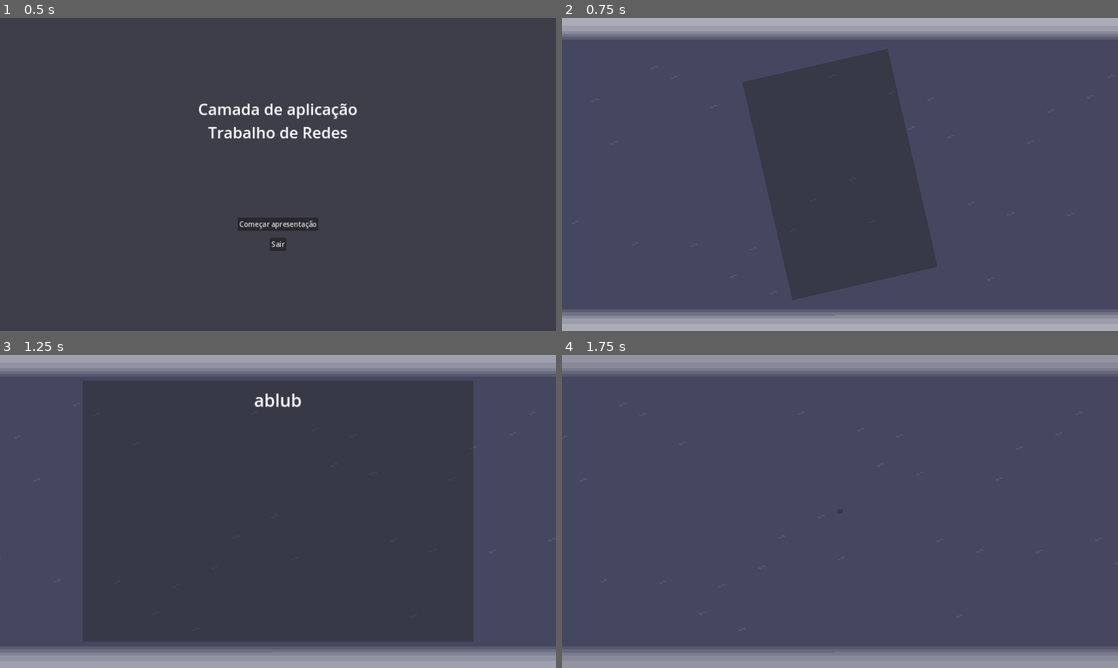
Above: before the commit, frames 1-4 (two rows, left to right).
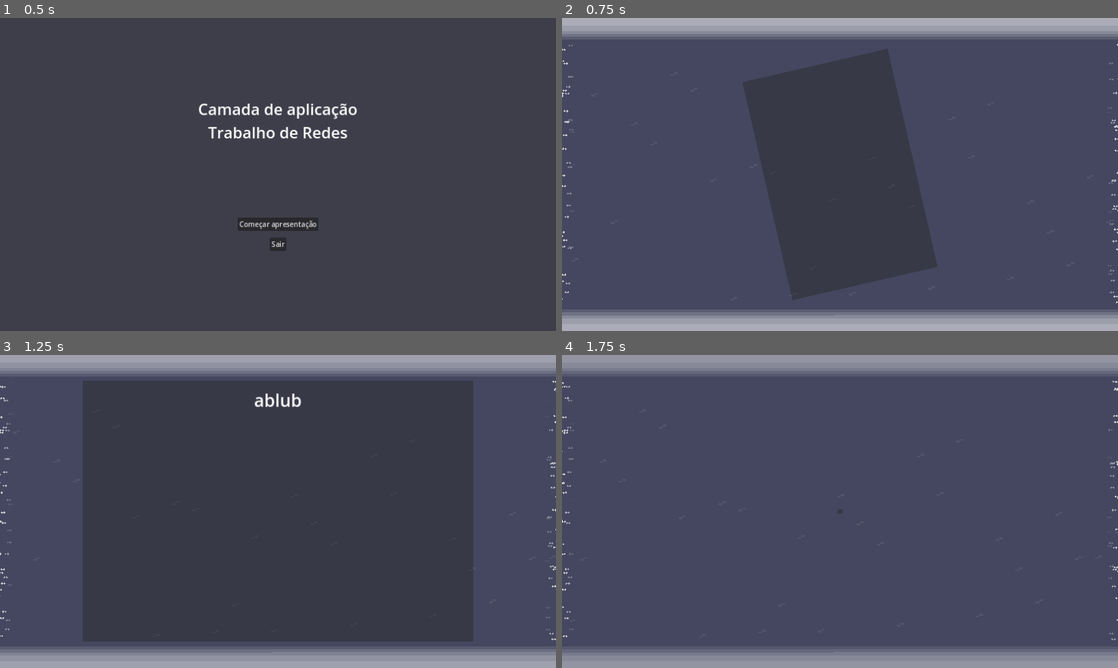
Above: after the commit, the same moments.

Repository: NomikuH8/godot-presentations
Game: Godot game, scene res://scenes/menu.tscn
Same seed, same stepped clock (60 frames per second), same inputs: the game is played once before the commit and once after it. The project has no main scene, so this scene is started directly.
Inputs (mouse positions are in pixels of both pictures, inside the frame that each line leads up to):
- Up to frame 1 (0.5 s): no input
- Up to frame 2 (0.75 s): click "Começar apresentação" at 0.5 s
- Up to frame 3 (1.25 s): no input
- Up to frame 4 (1.75 s): move the mouse to (962, 495) at 1.27 s; hold Right (ui_right) from 1.28 s (still down)

Frame 1 is identical in both runs. In frame 2, 0.2% of the frame differs, in the area x 0-100%, y 8-92%; in frame 3, 0.2%; in frame 4, 0.2%.

Commit message:
feito particulas de lado no fundo

Diff:
--- /dev/null
+++ b/prefabs/slideshow/SlideshowSideParticles.tscn
@@ -0,0 +1,39 @@
+[gd_scene load_steps=5 format=3 uid="uid://bd7cfcaq6e1ru"]
+
+[ext_resource type="Texture2D" uid="uid://b0v1q33nrr6do" path="res://images/particles/particle.png" id="1_p4t5o"]
+
+[sub_resource type="Gradient" id="Gradient_mk2wq"]
+offsets = PackedFloat32Array(0.511111, 1)
+colors = PackedColorArray(1, 1, 1, 0.686275, 1, 1, 1, 0)
+
+[sub_resource type="GradientTexture1D" id="GradientTexture1D_sejlm"]
+gradient = SubResource("Gradient_mk2wq")
+
+[sub_resource type="ParticleProcessMaterial" id="ParticleProcessMaterial_1atgw"]
+emission_shape = 3
+emission_box_extents = Vector3(0.06, 300, 1)
+particle_flag_disable_z = true
+spread = 0.0
+gravity = Vector3(0, 0, 0)
+initial_velocity_min = 10.53
+initial_velocity_max = 10.53
+orbit_velocity_min = 0.0
+orbit_velocity_max = 0.0
+angle_min = 45.5
+angle_max = 45.5
+scale_min = 4.0
+scale_max = 4.0
+color_ramp = SubResource("GradientTexture1D_sejlm")
+attractor_interaction_enabled = false
+
+[node name="SlideshowSideParticles" type="Node2D"]
+
+[node name="GPUParticles2D" type="GPUParticles2D" parent="."]
+texture_filter = 1
+amount = 50
+process_material = SubResource("ParticleProcessMaterial_1atgw")
+texture = ExtResource("1_p4t5o")
+lifetime = 3.5
+preprocess = 6.06
+collision_base_size = 61.77
+visibility_rect = Rect2(0, -300, 50, 600)
--- a/prefabs/slideshow/slide.tscn
+++ b/prefabs/slideshow/slide.tscn
@@ -33,90 +33,47 @@
 "values": [Vector2(190, 60)]
 }
 
-[sub_resource type="Animation" id="Animation_tjmmn"]
-resource_name = "exit_shrink"
-length = 0.5
-tracks/0/type = "value"
-tracks/0/imported = false
-tracks/0/enabled = true
-tracks/0/path = NodePath(".:scale")
-tracks/0/interp = 2
-tracks/0/loop_wrap = true
-tracks/0/keys = {
-"times": PackedFloat32Array(0, 0.5),
-"transitions": PackedFloat32Array(0.153893, 3.605),
-"update": 0,
-"values": [Vector2(1, 1), Vector2(1, 0)]
-}
-tracks/1/type = "value"
-tracks/1/imported = false
-tracks/1/enabled = true
-tracks/1/path = NodePath(".:position")
-tracks/1/interp = 1
-tracks/1/loop_wrap = true
-tracks/1/keys = {
-"times": PackedFloat32Array(0),
-"transitions": PackedFloat32Array(1),
-"update": 0,
-"values": [Vector2(190, 60)]
-}
-
-[sub_resource type="Animation" id="Animation_oqrxl"]
-resource_name = "idle"
-tracks/0/type = "value"
-tracks/0/imported = false
-tracks/0/enabled = true
-tracks/0/path = NodePath(".:scale")
-tracks/0/interp = 1
-tracks/0/loop_wrap = true
-tracks/0/keys = {
+[sub_resource type="Animation" id="Animation_hypkk"]
+length = 0.5
+tracks/0/type = "value"
+tracks/0/imported = false
+tracks/0/enabled = true
+tracks/0/path = NodePath(".:position")
+tracks/0/interp = 1
+tracks/0/loop_wrap = true
+tracks/0/keys = {
+"times": PackedFloat32Array(0, 0.5),
+"transitions": PackedFloat32Array(0.420448, 1),
+"update": 0,
+"values": [Vector2(1450, 60), Vector2(190, 60)]
+}
+tracks/1/type = "value"
+tracks/1/imported = false
+tracks/1/enabled = true
+tracks/1/path = NodePath(".:scale")
+tracks/1/interp = 1
+tracks/1/loop_wrap = true
+tracks/1/keys = {
 "times": PackedFloat32Array(0),
 "transitions": PackedFloat32Array(1),
 "update": 0,
 "values": [Vector2(1, 1)]
 }
-tracks/1/type = "value"
-tracks/1/imported = false
-tracks/1/enabled = true
-tracks/1/path = NodePath(".:position")
-tracks/1/interp = 1
-tracks/1/loop_wrap = true
-tracks/1/keys = {
-"times": PackedFloat32Array(0),
-"transitions": PackedFloat32Array(1),
-"update": 0,
-"values": [Vector2(190, 60)]
-}
-
-[sub_resource type="Animation" id="Animation_1o56s"]
-resource_name = "idle_out"
-tracks/0/type = "value"
-tracks/0/imported = false
-tracks/0/enabled = true
-tracks/0/path = NodePath(".:scale")
-tracks/0/interp = 1
-tracks/0/loop_wrap = true
-tracks/0/keys = {
-"times": PackedFloat32Array(0),
-"transitions": PackedFloat32Array(1),
-"update": 0,
-"values": [Vector2(1, 1e-05)]
-}
-
-[sub_resource type="Animation" id="Animation_vkvnw"]
-resource_name = "enter_pass_left"
-length = 0.5
-tracks/0/type = "value"
-tracks/0/imported = false
-tracks/0/enabled = true
-tracks/0/path = NodePath(".:position")
-tracks/0/interp = 1
-tracks/0/loop_wrap = true
-tracks/0/keys = {
-"times": PackedFloat32Array(0, 0.5),
-"transitions": PackedFloat32Array(0.420448, 2),
-"update": 0,
-"values": [Vector2(190, 60), Vector2(-1110, 60)]
+
+[sub_resource type="Animation" id="Animation_8vsbb"]
+resource_name = "enter_rotate_left"
+length = 0.5
+tracks/0/type = "value"
+tracks/0/imported = false
+tracks/0/enabled = true
+tracks/0/path = NodePath(".:rotation")
+tracks/0/interp = 1
+tracks/0/loop_wrap = true
+tracks/0/keys = {
+"times": PackedFloat32Array(0, 0.5),
+"transitions": PackedFloat32Array(0.420448, 1),
+"update": 0,
+"values": [3.14159, 0.0]
 }
 tracks/1/type = "value"
 tracks/1/imported = false
@@ -125,65 +82,10 @@
 tracks/1/interp = 1
 tracks/1/loop_wrap = true
 tracks/1/keys = {
-"times": PackedFloat32Array(0),
-"transitions": PackedFloat32Array(1),
-"update": 0,
-"values": [Vector2(1, 1)]
-}
-
-[sub_resource type="Animation" id="Animation_hypkk"]
-length = 0.5
-tracks/0/type = "value"
-tracks/0/imported = false
-tracks/0/enabled = true
-tracks/0/path = NodePath(".:position")
-tracks/0/interp = 1
-tracks/0/loop_wrap = true
-tracks/0/keys = {
-"times": PackedFloat32Array(0, 0.5),
-"transitions": PackedFloat32Array(0.420448, 1),
-"update": 0,
-"values": [Vector2(1450, 60), Vector2(190, 60)]
-}
-tracks/1/type = "value"
-tracks/1/imported = false
-tracks/1/enabled = true
-tracks/1/path = NodePath(".:scale")
-tracks/1/interp = 1
-tracks/1/loop_wrap = true
-tracks/1/keys = {
-"times": PackedFloat32Array(0),
-"transitions": PackedFloat32Array(1),
-"update": 0,
-"values": [Vector2(1, 1)]
-}
-
-[sub_resource type="Animation" id="Animation_msbgt"]
-resource_name = "enter_rotate_left"
-length = 0.5
-tracks/0/type = "value"
-tracks/0/imported = false
-tracks/0/enabled = true
-tracks/0/path = NodePath(".:rotation")
-tracks/0/interp = 1
-tracks/0/loop_wrap = true
-tracks/0/keys = {
-"times": PackedFloat32Array(0, 0.5),
-"transitions": PackedFloat32Array(0.420448, 1),
-"update": 0,
-"values": [0.0, -3.14159]
-}
-tracks/1/type = "value"
-tracks/1/imported = false
-tracks/1/enabled = true
-tracks/1/path = NodePath(".:scale")
-tracks/1/interp = 1
-tracks/1/loop_wrap = true
-tracks/1/keys = {
-"times": PackedFloat32Array(0, 0.5),
-"transitions": PackedFloat32Array(0.420448, 1),
-"update": 0,
-"values": [Vector2(1, 1), Vector2(0, 0)]
+"times": PackedFloat32Array(0, 0.5),
+"transitions": PackedFloat32Array(0.420448, 1),
+"update": 0,
+"values": [Vector2(0, 0), Vector2(1, 1)]
 }
 tracks/2/type = "value"
 tracks/2/imported = false
@@ -198,8 +100,8 @@
 "values": [Vector2(190, 60)]
 }
 
-[sub_resource type="Animation" id="Animation_8vsbb"]
-resource_name = "enter_rotate_left"
+[sub_resource type="Animation" id="Animation_yx05n"]
+resource_name = "enter_rotate_right"
 length = 0.5
 tracks/0/type = "value"
 tracks/0/imported = false
@@ -211,7 +113,7 @@
 "times": PackedFloat32Array(0, 0.5),
 "transitions": PackedFloat32Array(0.420448, 1),
 "update": 0,
-"values": [3.14159, 0.0]
+"values": [-3.14159, 0.0]
 }
 tracks/1/type = "value"
 tracks/1/imported = false
@@ -238,8 +140,36 @@
 "values": [Vector2(190, 60)]
 }
 
-[sub_resource type="Animation" id="Animation_yx05n"]
-resource_name = "enter_rotate_right"
+[sub_resource type="Animation" id="Animation_vkvnw"]
+resource_name = "enter_pass_left"
+length = 0.5
+tracks/0/type = "value"
+tracks/0/imported = false
+tracks/0/enabled = true
+tracks/0/path = NodePath(".:position")
+tracks/0/interp = 1
+tracks/0/loop_wrap = true
+tracks/0/keys = {
+"times": PackedFloat32Array(0, 0.5),
+"transitions": PackedFloat32Array(0.420448, 2),
+"update": 0,
+"values": [Vector2(190, 60), Vector2(-1110, 60)]
+}
+tracks/1/type = "value"
+tracks/1/imported = false
+tracks/1/enabled = true
+tracks/1/path = NodePath(".:scale")
+tracks/1/interp = 1
+tracks/1/loop_wrap = true
+tracks/1/keys = {
+"times": PackedFloat32Array(0),
+"transitions": PackedFloat32Array(1),
+"update": 0,
+"values": [Vector2(1, 1)]
+}
+
+[sub_resource type="Animation" id="Animation_msbgt"]
+resource_name = "enter_rotate_left"
 length = 0.5
 tracks/0/type = "value"
 tracks/0/imported = false
@@ -251,7 +181,7 @@
 "times": PackedFloat32Array(0, 0.5),
 "transitions": PackedFloat32Array(0.420448, 1),
 "update": 0,
-"values": [-3.14159, 0.0]
+"values": [0.0, -3.14159]
 }
 tracks/1/type = "value"
 tracks/1/imported = false
@@ -263,7 +193,7 @@
 "times": PackedFloat32Array(0, 0.5),
 "transitions": PackedFloat32Array(0.420448, 1),
 "update": 0,
-"values": [Vector2(0, 0), Vector2(1, 1)]
+"values": [Vector2(1, 1), Vector2(0, 0)]
 }
 tracks/2/type = "value"
 tracks/2/imported = false
@@ -316,6 +246,76 @@
 "transitions": PackedFloat32Array(1),
 "update": 0,
 "values": [Vector2(190, 60)]
+}
+
+[sub_resource type="Animation" id="Animation_tjmmn"]
+resource_name = "exit_shrink"
+length = 0.5
+tracks/0/type = "value"
+tracks/0/imported = false
+tracks/0/enabled = true
+tracks/0/path = NodePath(".:scale")
+tracks/0/interp = 2
+tracks/0/loop_wrap = true
+tracks/0/keys = {
+"times": PackedFloat32Array(0, 0.5),
+"transitions": PackedFloat32Array(0.153893, 3.605),
+"update": 0,
+"values": [Vector2(1, 1), Vector2(1, 0)]
+}
+tracks/1/type = "value"
+tracks/1/imported = false
+tracks/1/enabled = true
+tracks/1/path = NodePath(".:position")
+tracks/1/interp = 1
+tracks/1/loop_wrap = true
+tracks/1/keys = {
+"times": PackedFloat32Array(0),
+"transitions": PackedFloat32Array(1),
+"update": 0,
+"values": [Vector2(190, 60)]
+}
+
+[sub_resource type="Animation" id="Animation_oqrxl"]
+resource_name = "idle"
+tracks/0/type = "value"
+tracks/0/imported = false
+tracks/0/enabled = true
+tracks/0/path = NodePath(".:scale")
+tracks/0/interp = 1
+tracks/0/loop_wrap = true
+tracks/0/keys = {
+"times": PackedFloat32Array(0),
+"transitions": PackedFloat32Array(1),
+"update": 0,
+"values": [Vector2(1, 1)]
+}
+tracks/1/type = "value"
+tracks/1/imported = false
+tracks/1/enabled = true
+tracks/1/path = NodePath(".:position")
+tracks/1/interp = 1
+tracks/1/loop_wrap = true
+tracks/1/keys = {
+"times": PackedFloat32Array(0),
+"transitions": PackedFloat32Array(1),
+"update": 0,
+"values": [Vector2(190, 60)]
+}
+
+[sub_resource type="Animation" id="Animation_1o56s"]
+resource_name = "idle_out"
+tracks/0/type = "value"
+tracks/0/imported = false
+tracks/0/enabled = true
+tracks/0/path = NodePath(".:scale")
+tracks/0/interp = 1
+tracks/0/loop_wrap = true
+tracks/0/keys = {
+"times": PackedFloat32Array(0),
+"transitions": PackedFloat32Array(1),
+"update": 0,
+"values": [Vector2(1, 1e-05)]
 }
 
 [sub_resource type="AnimationLibrary" id="AnimationLibrary_h0xc7"]
--- a/scenes/slideshow.tscn
+++ b/scenes/slideshow.tscn
@@ -1,8 +1,9 @@
-[gd_scene load_steps=7 format=3 uid="uid://b6cf3b6h8e6lt"]
+[gd_scene load_steps=8 format=3 uid="uid://b6cf3b6h8e6lt"]
 
 [ext_resource type="PackedScene" uid="uid://upvucuou2f1j" path="res://prefabs/slideshow/SlideshowParticles.tscn" id="1_pdjoh"]
 [ext_resource type="PackedScene" uid="uid://b4f6mv66o5eb0" path="res://prefabs/slideshow/SlideshowBlinker.tscn" id="2_n6jdq"]
 [ext_resource type="PackedScene" uid="uid://drwd1q1oipqfa" path="res://prefabs/slideshow/SlideshowToolbar.tscn" id="3_408i4"]
+[ext_resource type="PackedScene" uid="uid://bd7cfcaq6e1ru" path="res://prefabs/slideshow/SlideshowSideParticles.tscn" id="3_w41wi"]
 [ext_resource type="Script" path="res://scripts/slideshow/SlideControl.gd" id="3_wqglq"]
 [ext_resource type="PackedScene" uid="uid://c464hdyhdchl6" path="res://prefabs/slideshow/slide.tscn" id="4_730rp"]
 
@@ -24,6 +25,13 @@
 [node name="SlideshowParticles" parent="background" instance=ExtResource("1_pdjoh")]
 position = Vector2(1320, 357)
 scale = Vector2(0.9, 0.9)
+
+[node name="SlideshowLeftParticles" parent="background" instance=ExtResource("3_w41wi")]
+position = Vector2(-11, 359)
+
+[node name="SlideshowRightParticles" parent="background" instance=ExtResource("3_w41wi")]
+position = Vector2(1295, 359)
+rotation = 3.14159
 
 [node name="Control" type="Control" parent="."]
 layout_mode = 3
